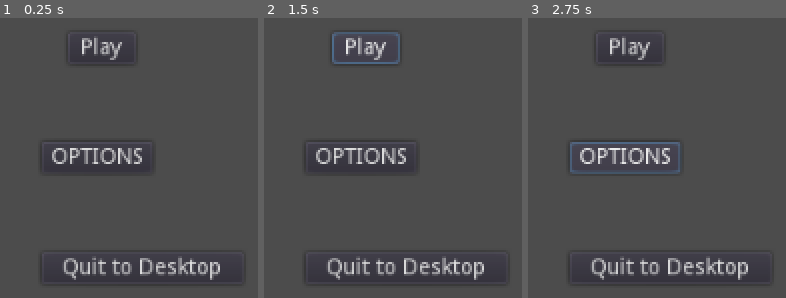
Above: before the commit, frames 1-3 (left to right).
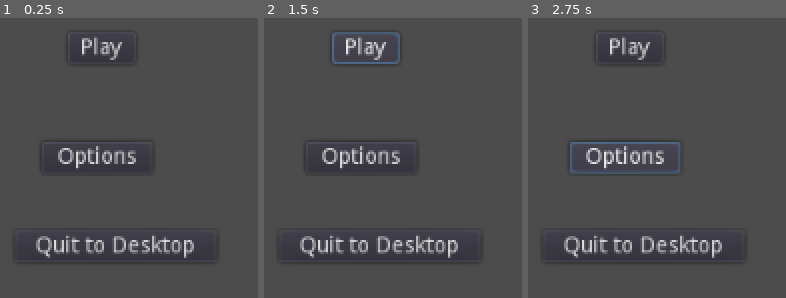
Above: after the commit, the same moments.

Repository: AlixBarreaux/game-jam
Game: Godot game, scene res://GUI/MainMenu.tscn
Two runs of this game, one before a commit and one after it. Both use one fixed random seed, a clock stepped at 60 frames per second and the inputs below. This scene is started directly instead of the project's main scene.
Inputs:
- Up to frame 1 (0.25 s): no input
- Up to frame 2 (1.5 s): click "Play" at 0.5 s; click "Play" at 1.25 s
- Up to frame 3 (2.75 s): click "OPTIONS" (after the commit: "Options") at 2 s

The runs differ from the first frame. In frame 1, 5.2% of the frame differs, in the area x 10-90%, y 45-95%; in frame 2, 5.2%; in frame 3, 5.2%.

Commit message:
update the translations

Diff:
--- /dev/null
+++ b/GUI/Buttons/QuitToDesktopButton.tscn
@@ -0,0 +1,13 @@
+[gd_scene load_steps=2 format=2]
+
+[ext_resource path="res://GUI/Buttons/quit_to_desktop_button.gd" type="Script" id=1]
+
+[node name="QuitToDesktopButton" type="Button"]
+margin_right = 12.0
+margin_bottom = 20.0
+text = "QUIT TO DESKTOP"
+script = ExtResource( 1 )
+__meta__ = {
+"_edit_use_anchors_": false
+}
+[connection signal="pressed" from="." to="." method="_on_QuitToDesktopButton_pressed"]
--- /dev/null
+++ b/GUI/Buttons/quit_to_desktop_button.gd
@@ -0,0 +1,14 @@
+extends Button
+
+# -------------------- DECLARE VARIABLES --------------------
+
+# --------------------  DECLARE SIGNALS  --------------------
+
+# --------------------   RUN THE CODE    --------------------
+
+
+# -------------------- DECLARE FUNCTIONS --------------------
+
+
+func _on_QuitToDesktopButton_pressed() -> void:
+	get_tree().quit()
--- a/GUI/MainMenu.tscn
+++ b/GUI/MainMenu.tscn
@@ -1,4 +1,6 @@
-[gd_scene format=2]
+[gd_scene load_steps=2 format=2]
+
+[ext_resource path="res://GUI/Buttons/QuitToDesktopButton.tscn" type="PackedScene" id=1]
 
 [node name="MainMenu" type="Control"]
 anchor_right = 1.0
@@ -21,9 +23,8 @@
 margin_bottom = 252.0
 text = "OPTIONS"
 
-[node name="QuitButton" type="Button" parent="."]
-margin_left = 435.0
-margin_top = 303.0
-margin_right = 564.0
-margin_bottom = 323.0
-text = "QUIT TO DESKTOP"
+[node name="QuitToDesktopButton" parent="." instance=ExtResource( 1 )]
+margin_left = 418.0
+margin_top = 289.0
+margin_right = 547.0
+margin_bottom = 309.0
--- a/Player/Player.tscn
+++ b/Player/Player.tscn
@@ -20,3 +20,4 @@
 current = true
 
 [node name="InteractRayCast" parent="Head/Camera" instance=ExtResource( 2 )]
+collision_mask = 4
--- a/Translations/GUI_Translations/gui_translations.csv
+++ b/Translations/GUI_Translations/gui_translations.csv
@@ -1,4 +1,5 @@
 KEYS,en_US,fr_FR,hi_IN
+OPTIONS,Options,Options,
 PLAY,Play,Jouer,
 QUIT TO DESKTOP,Quit to Desktop,Quitter vers le Bureau,
 QUIT TO MAIN MENU,Quit to Main Menu,Quitter vers le menu Principal,
Binary file changed: Translations/GUI_Translations/gui_translations.en_US.translation
Binary file changed: Translations/GUI_Translations/gui_translations.fr_FR.translation
Binary file changed: Translations/GUI_Translations/gui_translations.hi_IN.translation
